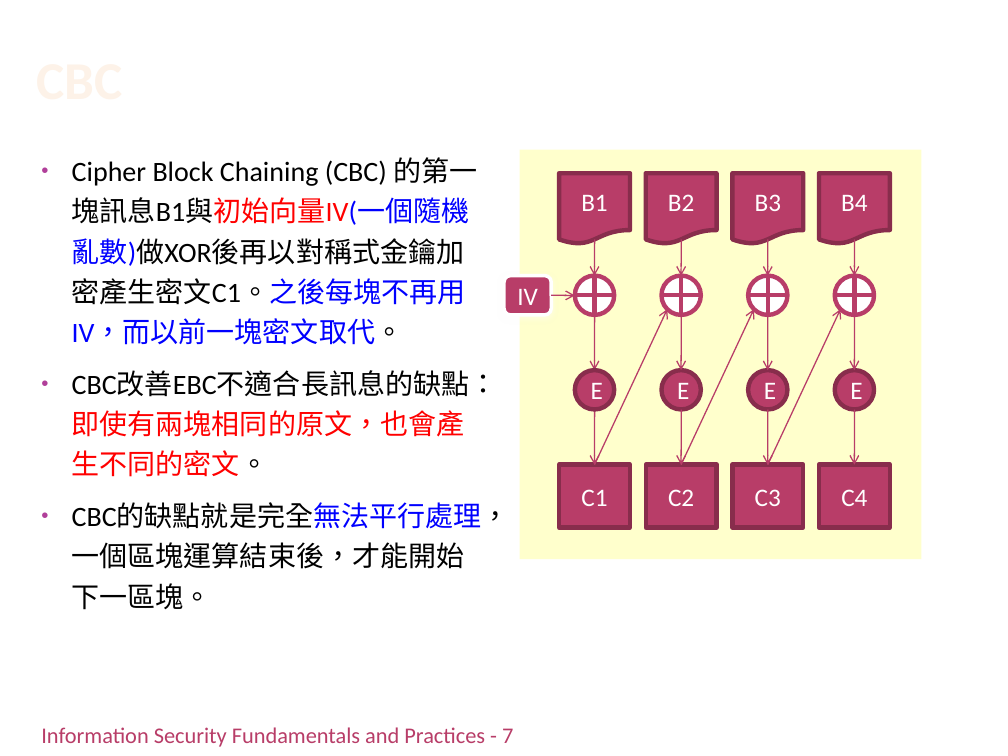
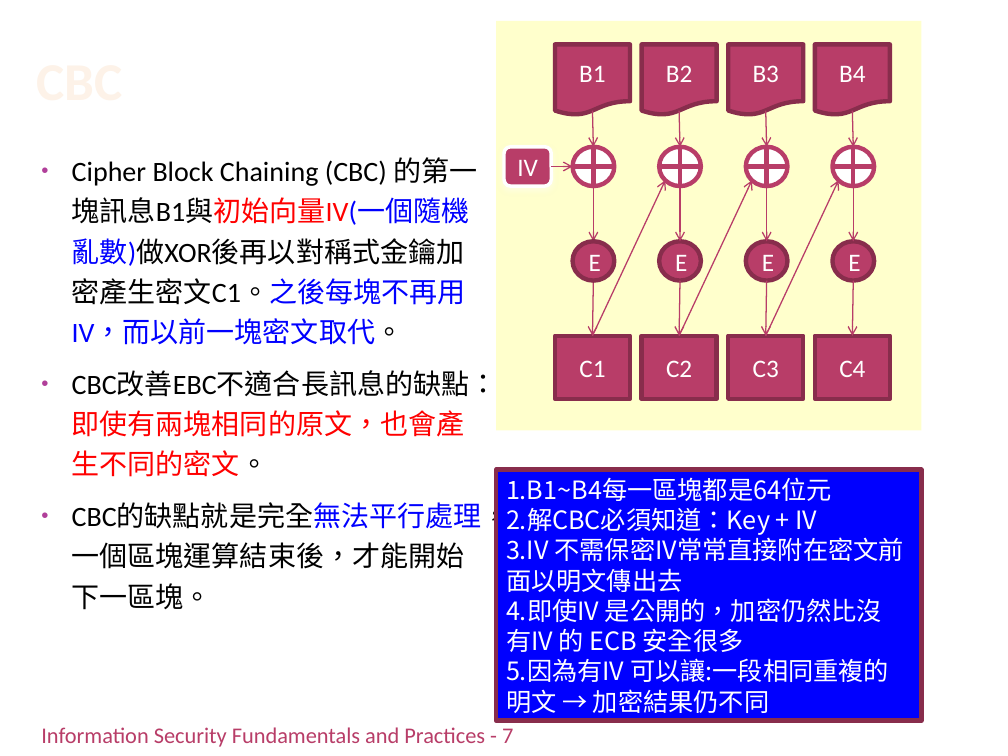
Before and after one commit to chih-chengwu/Information-Security-Markdown, a slide deck: slide 61 of 正本/Ch6_基礎密碼學(潘天佑的第7章).pptx. Drawn at 1008x756 pixels with LibreOffice and Linux fonts; fonts in the diff are those of the drawing; background and template pictures are left out. Boxes give left, top, right and bottom in pixels: in the first picture for what was removed or moved away, otherwise in the second. Text is boxed around its words. In the diff, an @@ line names an element or a change of style, - is before the commit and + after.

```diff
--- a/正本/Ch6_基礎密碼學(潘天佑的第7章).pptx
+++ b/正本/Ch6_基礎密碼學(潘天佑的第7章).pptx
@@ rectangle: place and size @@
-rectangle at bbox=[520, 149, 921, 558]
+rectangle at bbox=[496, 21, 921, 430]
@@ flow chart document "B1": place and size @@
-flow chart document "B1" at bbox=[559, 173, 630, 244]
+flow chart document "B1" at bbox=[555, 44, 630, 115]
@@ flow chart document "B2": place and size @@
-flow chart document "B2" at bbox=[646, 173, 717, 244]
+flow chart document "B2" at bbox=[641, 44, 716, 115]
@@ flow chart document "B3": place and size @@
-flow chart document "B3" at bbox=[733, 173, 803, 244]
+flow chart document "B3" at bbox=[728, 44, 802, 115]
@@ flow chart document "B4": place and size @@
-flow chart document "B4" at bbox=[820, 173, 890, 244]
+flow chart document "B4" at bbox=[814, 44, 889, 115]
@@ 16 arrows, 4 ellipses, 4 flow chart ors, 1 rounded rectangle: place and size @@
-16 arrows, 4 ellipses, 4 flow chart ors, 1 rounded rectangle at bbox=[504, 240, 874, 465]
+16 arrows, 4 ellipses, 4 flow chart ors, 1 rounded rectangle at bbox=[504, 111, 874, 336]
@@ rectangle "C1": place and size @@
-rectangle "C1" at bbox=[559, 465, 630, 528]
+rectangle "C1" at bbox=[555, 336, 630, 399]
@@ rectangle "C2": place and size @@
-rectangle "C2" at bbox=[646, 465, 717, 528]
+rectangle "C2" at bbox=[641, 336, 716, 399]
@@ rectangle "C3": place and size @@
-rectangle "C3" at bbox=[733, 465, 803, 528]
+rectangle "C3" at bbox=[728, 336, 802, 399]
@@ rectangle "C4": place and size @@
-rectangle "C4" at bbox=[820, 465, 890, 528]
+rectangle "C4" at bbox=[814, 336, 889, 399]
@@ rectangle added at bbox=[496, 470, 921, 721], fill #0000FF, outline #882D4D 3.15 pt, 18 pt, text #FFFFFF @@
+1.B1~B4每一區塊都是64位元
+2.解CBC必須知道：Key + IV
+3.IV 不需保密IV常常直接附在密文前面以明文傳出去
+4.即使IV 是公開的，加密仍然比沒 有IV 的 ECB 安全很多
+5.因為有IV 可以讓:一段相同重複的明文 → 加密結果仍不同
```
Also in this commit, not shown: 18 other slides changed, 2 slides added, 2 slides removed, 5 other files.
